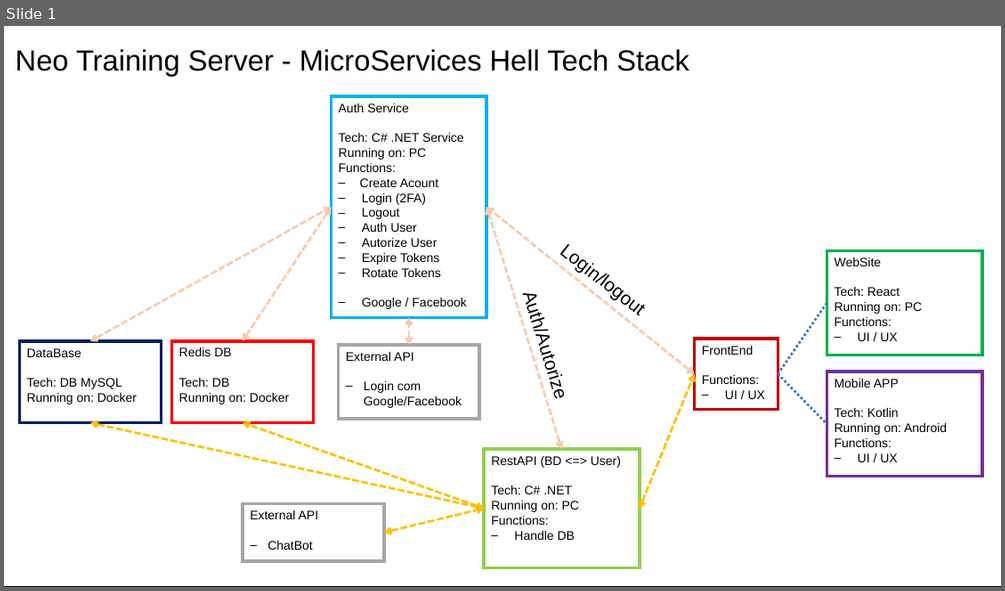
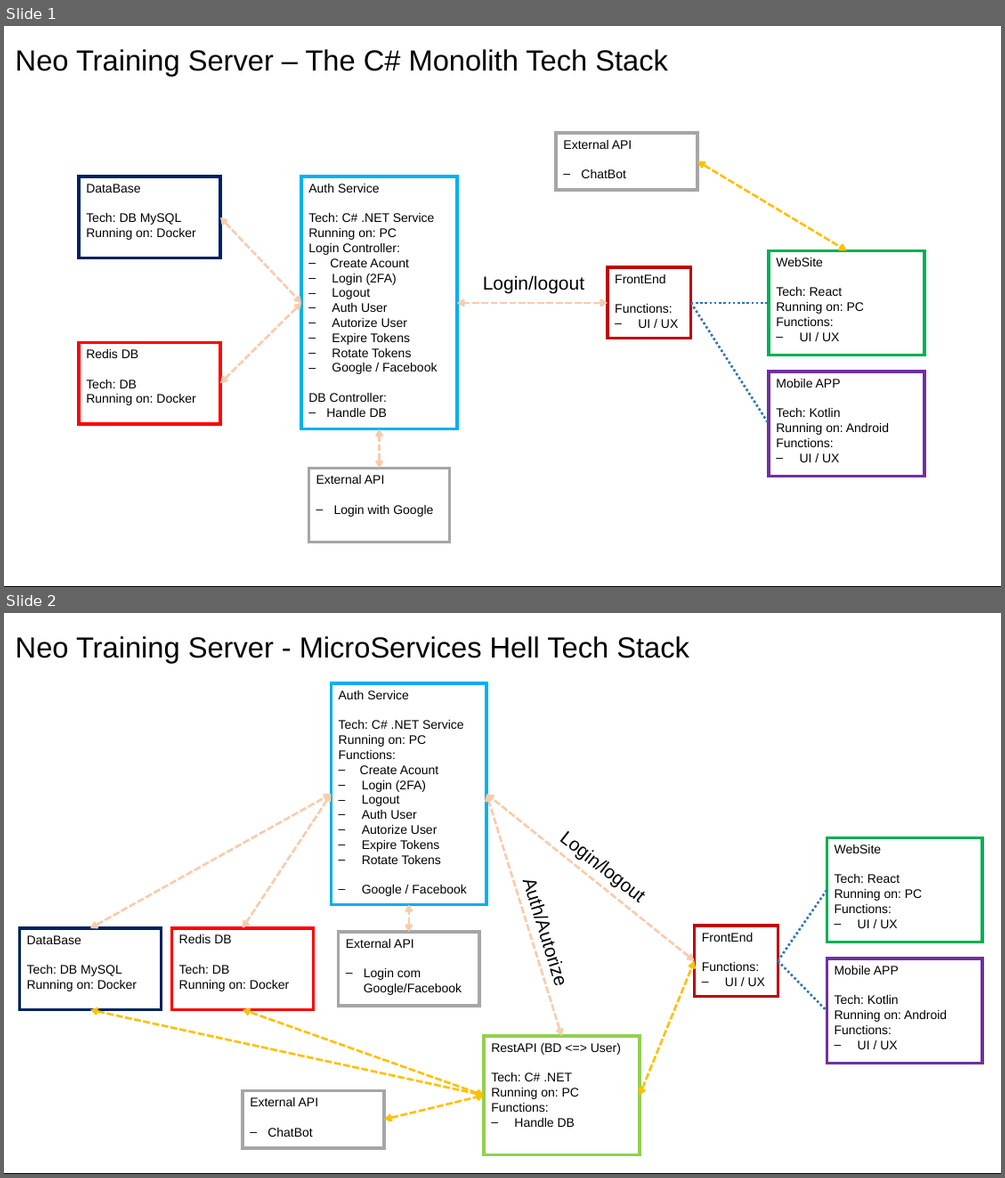
Before and after one commit to MK-Dragon/Neo-Training-Server, a slide deck: Docs/Arquitetura_Sistema_de_Informação.pptx. Shown one above the other, each under a label of ours: slide 1 before the commit, slides 1 and 2 after it. The pictures are 1005x591 and 1005x1178 pixels, drawn with LibreOffice and Linux fonts; fonts in the diff are those of the drawing. Boxes give left, top, right and bottom in pixels: in the first picture for what was removed or moved away, otherwise in the second. Text is boxed around its words. In the diff, an @@ line names an element or a change of style, - is before the commit and + after.

Commit message:
Update to Teck Stack used. Update to DB to include isDeleted field to solft delete data

```diff
--- a/Docs/Arquitetura_Sistema_de_Informação.pptx
+++ b/Docs/Arquitetura_Sistema_de_Informação.pptx
@@ slide 1 added at box(4, 26, 1001, 587), background #FFFFFF @@
@@ rectangle added at box(4, 26, 1001, 587), outline #000000 1 pt @@
@@ text added at box(16, 49, 668, 76), 28 pt, text #000000 @@
+Neo Training Server – The C# Monolith Tech Stack
@@ rectangle added at box(556, 133, 697, 191), fill #FFFFFF, outline #A6A6A6 3 pt, 12 pt, text #000000 @@
+External API
+– ChatBot
@@ rectangle added at box(79, 177, 220, 258), fill #FFFFFF, outline #002060 3 pt, 12 pt, text #000000 @@
+DataBase
+Tech: DB MySQL
+Running on: Docker
@@ rectangle added at box(301, 177, 457, 429), fill #FFFFFF, outline #00B0F0 3 pt, 12 pt, text #000000 @@
+Auth Service
+Tech: C# .NET Service
+Running on: PC
+Login Controller:
+– Create Acount
+– Login (2FA)
+– Logout
+– Auth User
+– Autorize User
+– Expire Tokens
+– Rotate Tokens
+– Google / Facebook
+DB Controller:
+– Handle DB
@@ double arrow added from (698, 161) to (847, 250), #FFC000 2.25 pt dashed @@
@@ double arrow added from (220, 217) to (301, 303), #F8CBAD 2.25 pt dashed @@
@@ rectangle added at box(769, 250, 924, 355), fill #FFFFFF, outline #00B050 3 pt, 12 pt, text #000000 @@
+WebSite
+Tech: React
+Running on: PC
+Functions:
+– UI / UX
@@ text added at box(483, 275, 584, 293), 18 pt, text #000000 @@
+Login/logout
@@ rectangle added at box(607, 267, 691, 338), fill #FFFFFF, outline #C00000 3 pt, 12 pt, text #000000 @@
+FrontEnd
+Functions:
+– UI / UX
@@ double arrow added from (301, 303) to (220, 384), #F8CBAD 2.25 pt dashed @@
@@ double arrow added from (607, 303) to (457, 303), #F8CBAD 2.25 pt dashed @@
@@ line added from (691, 303) to (769, 303), #2E75B5 2.25 pt dashed @@
@@ line added from (691, 303) to (769, 424), #2E75B5 2.25 pt dashed @@
@@ rectangle added at box(79, 342, 220, 424), fill #FFFFFF, outline #FF0000 3 pt, 12 pt, text #000000 @@
+Redis DB
+Tech: DB
+Running on: Docker
@@ rectangle added at box(769, 371, 924, 476), fill #FFFFFF, outline #7030A0 3 pt, 12 pt, text #000000 @@
+Mobile APP
+Tech: Kotlin
+Running on: Android
+Functions:
+– UI / UX
@@ double arrow added from (380, 468) to (380, 429), #F8CBAD 2.25 pt dashed @@
@@ rectangle added at box(309, 468, 451, 542), fill #FFFFFF, outline #A6A6A6 3 pt, 12 pt, text #000000 @@
+External API
+– Login with Google
@@ what was slide 1 is now slide 2 @@
```
Also in this commit, not shown: 7 other files.
